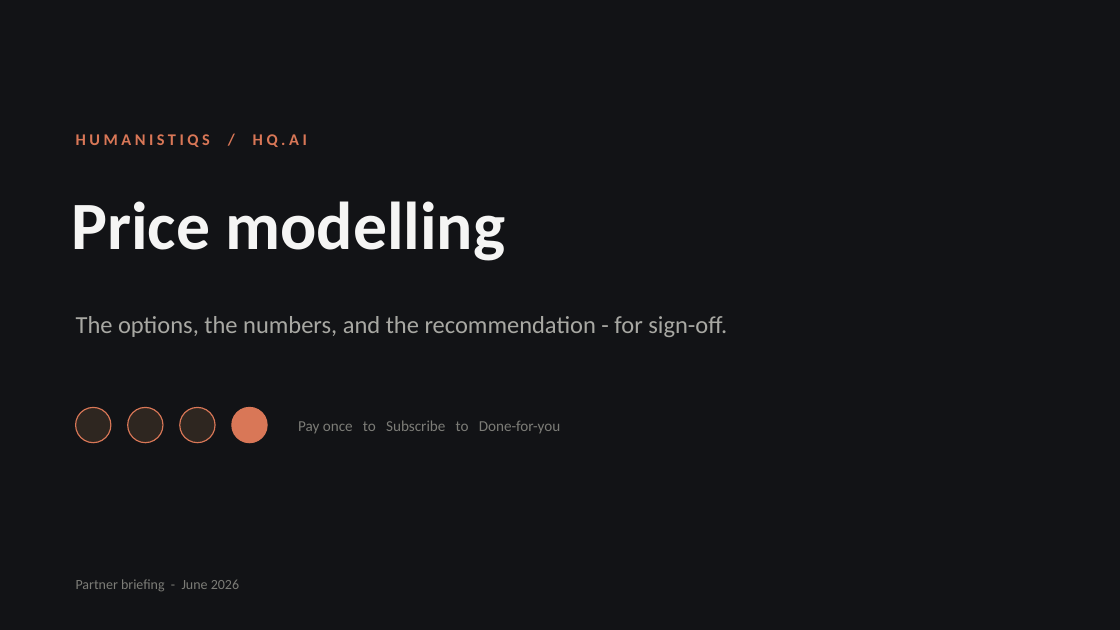
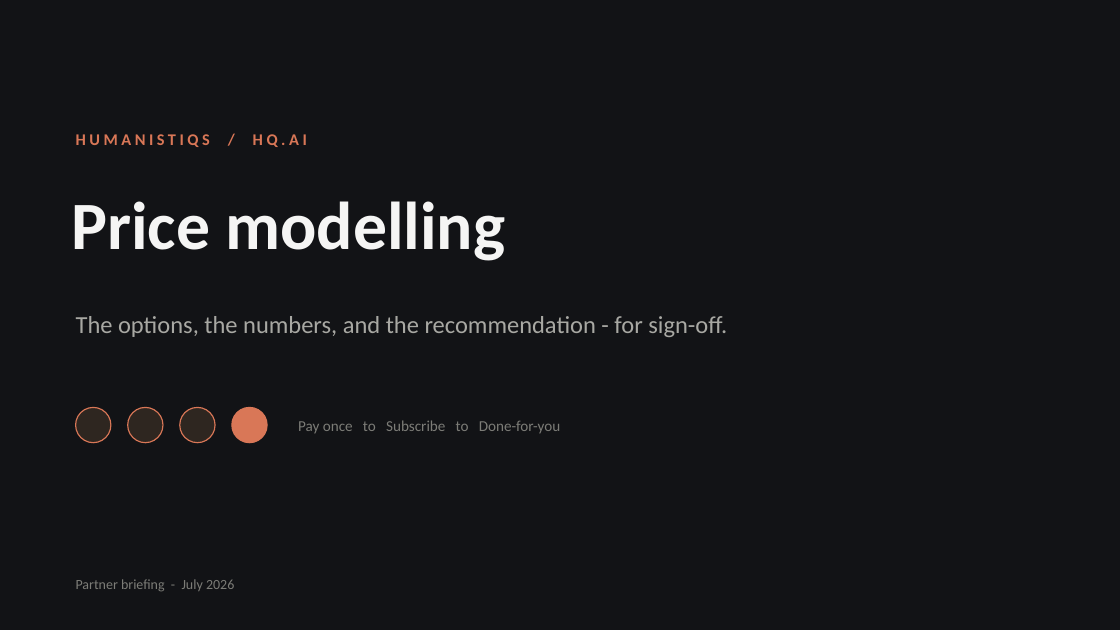
Before and after one commit to jraynerhumanistiqs/hqai, a slide deck: slide 1 of docs/HQai-price-modelling.pptx. Drawn at 1120x630 pixels with LibreOffice and Linux fonts; fonts in the diff are those of the drawing. Boxes give left, top, right and bottom in pixels: in the first picture for what was removed or moved away, otherwise in the second. Text is boxed around its words. In the diff, an @@ line names an element or a change of style, - is before the commit and + after.

```diff
--- a/docs/HQai-price-modelling.pptx
+++ b/docs/HQai-price-modelling.pptx
@@ text at (x1=76, y1=579, x2=234, y2=591): text changed @@
-Partner briefing - June 2026
+Partner briefing - July 2026
```
Also in this commit, not shown: 1 other slide changed.
